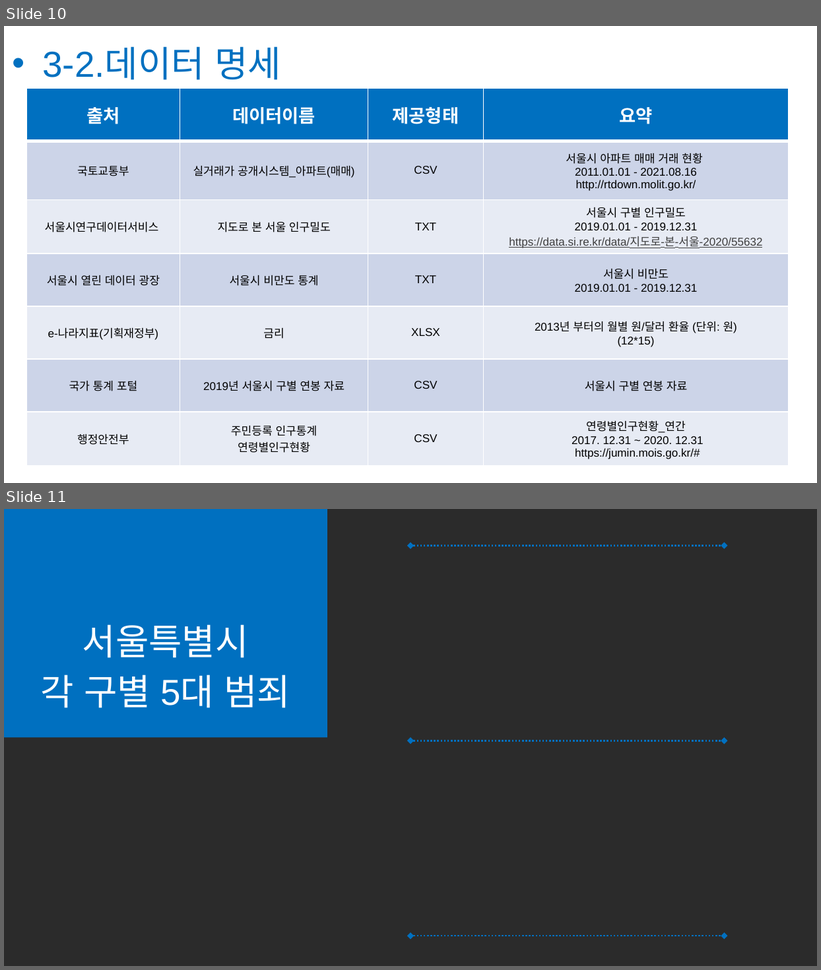
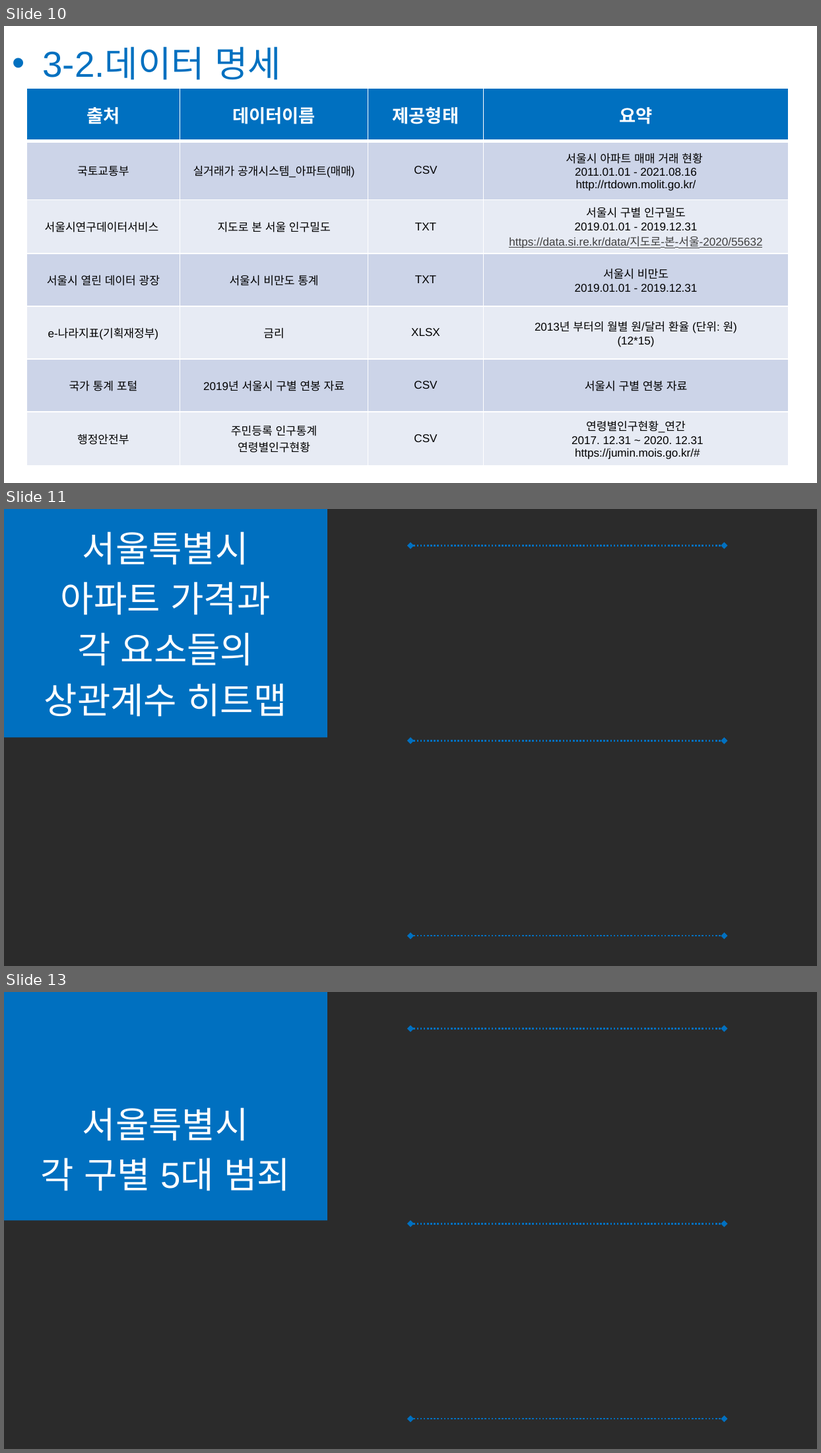
Before and after one commit to laits1/TIL, a slide deck: project/1)data분석 프로젝트/발표 문서자료/부데찌개팀_PPT(장건희_수정).pptx. Shown one above the other, each under a label of ours: slides 10 and 11 before the commit, slides 10, 11 and 13 after it; the slides between them are not shown. The pictures are 821x970 and 821x1453 pixels, drawn with LibreOffice and Linux fonts; fonts in the diff are those of the drawing; background and template pictures are left out; a plain dark background stands for a picture behind light text. Boxes give left, top, right and bottom in pixels: in the first picture for what was removed or moved away, otherwise in the second. Text is boxed around its words. In the diff, an @@ line names an element or a change of style, - is before the commit and + after.

```diff
--- a/project/1)data분석 프로젝트/발표 문서자료/부데찌개팀_PPT(장건희_수정).pptx
+++ b/project/1)data분석 프로젝트/발표 문서자료/부데찌개팀_PPT(장건희_수정).pptx
@@ slide 11 added at (4, 509, 817, 966), background picture (left out) @@
@@ rectangle added at (4, 509, 327, 737), fill #0070C0 @@
@@ text added at (44, 531, 287, 717), 32 pt, text #FFFFFF @@
+서울특별시
+아파트 가격과
+각 요소들의
+상관계수 히트맵
@@ double arrow added from (411, 545) to (725, 545), #0070C0 1.5 pt dashed @@
@@ double arrow added from (411, 741) to (725, 741), #0070C0 1.5 pt dashed @@
@@ double arrow added from (411, 936) to (725, 936), #0070C0 1.5 pt dashed @@
@@ what was slide 11 is now slide 13 @@
```
Also in this commit, not shown: 1 slide changed, 2 other slides added, 3 other files.
